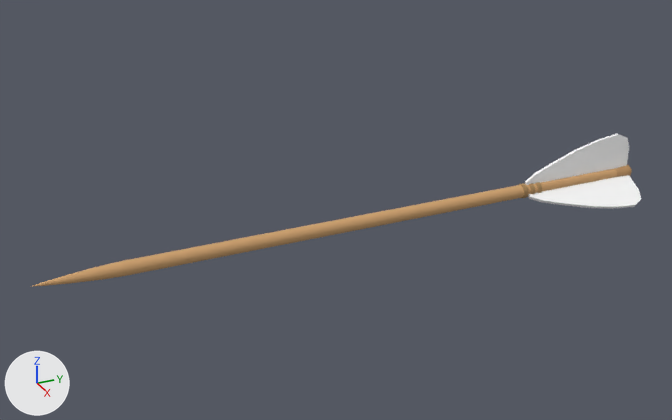
A saved change to the OBJ model Assets/Models/Items/Projectiles/WoodenArrow.obj.
Both versions are drawn from a 50 mm lens placed at (1.03, -0.512, 0.573), pointed at (-0.019, -0.04, 0.048). Every picture has the same lights, and +X, +Y and +Z are marked at lower left. The picture after the commit comes second. Where no turn or scale is listed for an object, it has been applied to the vertices.

The first picture shows 'fletch_330_front', 'fletch_330_rear', 'fletch_90_front', 'fletch_90_rear', 'nock', 'point', 'shaft', 'wraps'.
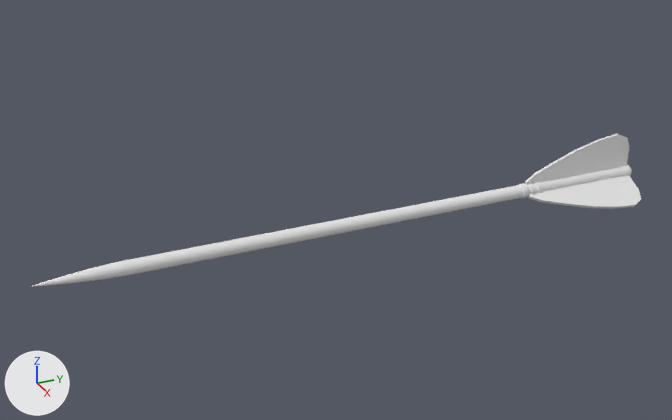
Where the change shows, as pixel boxes (x1, y1, x2, y2) in the pictures (672 x 420 px):
'shaft', recoloured
    both: (122, 168, 617, 276)
'fletch_90_rear', recoloured
    both: (574, 134, 629, 176)
'fletch_330_rear', recoloured
    both: (577, 175, 641, 209)
'point', recoloured (orange to white)
    both: (33, 261, 125, 286)
'fletch_90_front', recoloured
    both: (525, 150, 577, 185)
'fletch_330_front', recoloured
    both: (528, 185, 589, 208)
'wraps', recoloured (brown to white)
    both: (519, 182, 542, 198)
'nock', recoloured
    both: (615, 165, 632, 177)

What the commit changed:
Material 'WoodenArrow_Toon' (mat_woodenarrow_toon) is new.
Its base color is (0.8, 0.8, 0.8) (white #e7e7e7).
Its roughness is 1.0.
me_fletch_330_front has 16 vertices, 20 faces and spans x 0.0041..0.044, y 0.255..0.34, z 0.0058..0.0314.
me_fletch_330_front no longer uses material mat_feather_gradient (white #ffffff).
me_fletch_330_front gains material mat_woodenarrow_toon (white #e7e7e7).
me_fletch_330_rear has 20 vertices, 26 faces and spans x 0.0041..0.0561, y 0.34..0.438, z -0.0012..0.0314.
me_fletch_330_rear no longer uses material mat_feather_gradient (white #ffffff).
me_fletch_330_rear gains material mat_woodenarrow_toon (white #e7e7e7).
me_fletch_90_front has 16 vertices, 20 faces and spans x -0.0022..0.0022, y 0.255..0.34, z 0.0385..0.082.
me_fletch_90_front no longer uses material mat_feather_gradient (white #ffffff).
me_fletch_90_front gains material mat_woodenarrow_toon (white #e7e7e7).
me_fletch_90_rear has 20 vertices, 26 faces and spans x -0.0022..0.0022, y 0.34..0.438, z 0.0385..0.096.
me_fletch_90_rear no longer uses material mat_feather_gradient (white #ffffff).
me_fletch_90_rear gains material mat_woodenarrow_toon (white #e7e7e7).
me_nock has 61 vertices, 108 faces and spans x -0.0108..0.0108, y 0.415..0.445, z 0.0217..0.0433.
me_nock no longer uses material mat_wood_nock (orange #bc9061).
me_nock gains material mat_woodenarrow_toon (white #e7e7e7).
me_point has 49 vertices, 84 faces and spans x -0.0095..0.0095, y -0.445..-0.335, z 0.023..0.042.
me_point no longer uses material mat_wood_shaft (orange #cea26f).
me_point gains material mat_woodenarrow_toon (white #e7e7e7).
me_shaft has 24 vertices, 24 faces and spans x -0.009..0.009, y -0.335..0.43, z 0.023..0.042.
me_shaft no longer uses material mat_wood_shaft (orange #cea26f).
me_shaft gains material mat_woodenarrow_toon (white #e7e7e7).
me_wraps has 144 vertices, 216 faces and spans x -0.0108..0.0108, y 0.246..0.278, z 0.0217..0.0433.
me_wraps no longer uses material mat_sinew_wrap (brown #aa8659).
me_wraps gains material mat_woodenarrow_toon (white #e7e7e7).
